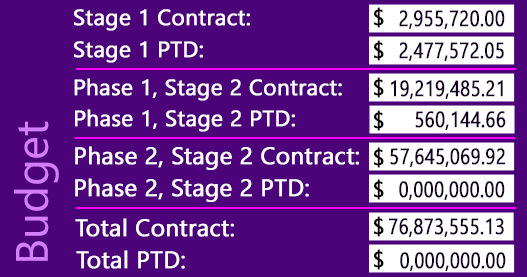
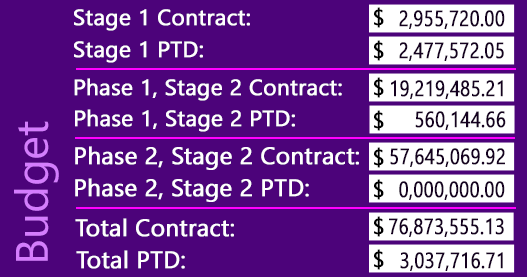
Layered file, before and after one edit (527 × 277). Changes by layer:
renamed "0,000,000.00" to "3,037,716.71", painted on it over [400, 252, 506, 269]
